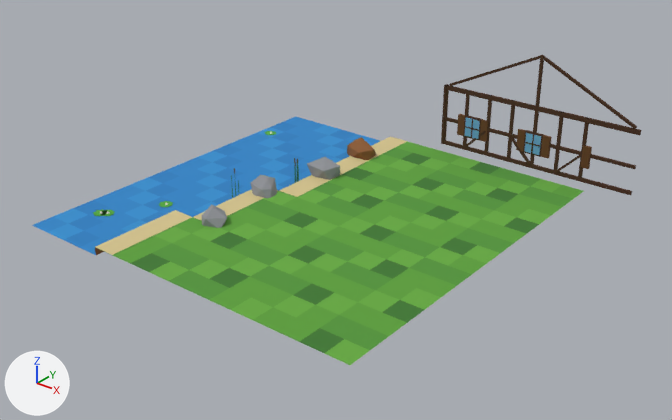
The glTF model assets/models/town/chunk_0_10.glb as it was, and as the next commit left it.
The view is the same before and after, from a 50 mm camera at (30.1, -194.3, 16.3) aimed at (9.6, -168.7, 0.5). Every picture has the same lights, and +X, +Y and +Z are marked at lower left. The picture after the commit comes second. Vertices at exactly the same position are counted once.

In view in the first picture: 'chunk_0_10'.
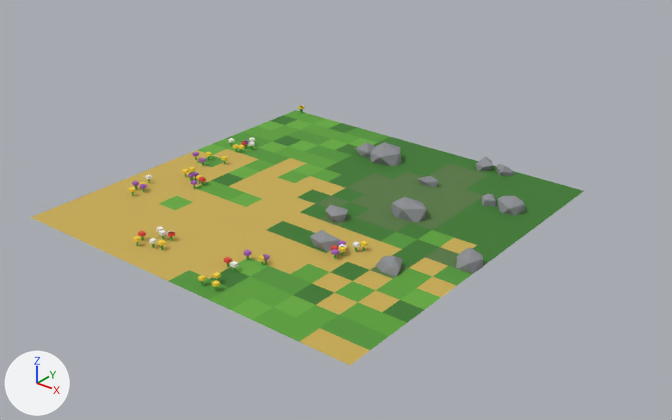
Pixel boxes [x1, y1, x2, y2] of what changed, in the pictures (672 x 420 px):
'chunk_0_10', reshaped (9% narrower, 16% shorter)
    before: [32, 55, 641, 365]
    after: [31, 105, 584, 365]
part 1 of me_chunk_0_10, rebuilt
    before: [347, 138, 376, 160]
    after: [355, 142, 375, 158]
part 2 of me_chunk_0_10, deleted
    before: [93, 55, 641, 228]
part 3 of me_chunk_0_10, built on
    before: [32, 117, 407, 255]
    after: [31, 105, 439, 250]
part 4 of me_chunk_0_10, added
    after: [198, 250, 270, 291]
part 5 of me_chunk_0_10, added
    after: [310, 197, 483, 277]
part 6 of me_chunk_0_10, added
    after: [475, 157, 515, 176]
part 7 of me_chunk_0_10, added
    after: [482, 194, 526, 216]
part 8 of me_chunk_0_10, recoloured
    both: [306, 149, 573, 281]
part 9 of me_chunk_0_10, recoloured
    both: [316, 170, 484, 213]
part 10 of me_chunk_0_10, recoloured
    both: [152, 182, 448, 290]
part 11 of me_chunk_0_10, recoloured
    before: [267, 157, 561, 268]
    after: [267, 137, 561, 268]
part 12 of me_chunk_0_10, recoloured
    both: [366, 183, 465, 265]
part 13 of me_chunk_0_10, recoloured
    before: [134, 191, 399, 365]
    after: [116, 191, 399, 365]
part 14 of me_chunk_0_10, recoloured
    both: [285, 141, 584, 245]
part 15 of me_chunk_0_10, recoloured
    both: [320, 163, 489, 274]
part 16 of me_chunk_0_10, recoloured
    both: [100, 197, 457, 297]
part 17 of me_chunk_0_10, recoloured
    both: [351, 181, 459, 279]
part 18 of me_chunk_0_10, recoloured
    before: [130, 192, 477, 353]
    after: [130, 183, 477, 353]

Edits to the bpy script that builds the scene:
```text
Add mat_flower_p:
    mat_flower_p = bpy.data.materials.new('flower_p')
    # nodes: BsdfPrincipled, Mix, OutputMaterial, VertexColor
    # colours: purple #a65ec4, mixed with the vertex colours
Add mat_flower_r:
    mat_flower_r = bpy.data.materials.new('flower_r')
    # nodes: BsdfPrincipled, Mix, OutputMaterial, VertexColor
    # colours: red #e2473d, mixed with the vertex colours
Add mat_flower_y:
    mat_flower_y = bpy.data.materials.new('flower_y')
    # nodes: BsdfPrincipled, Mix, OutputMaterial, VertexColor
    # colours: yellow #f5d33f, mixed with the vertex colours
Add mat_moss:
    mat_moss = bpy.data.materials.new('moss')
    # nodes: BsdfPrincipled, Mix, OutputMaterial, VertexColor
    # colours: dark green #587a45, mixed with the vertex colours
Add mat_wheat:
    mat_wheat = bpy.data.materials.new('wheat')
    # nodes: BsdfPrincipled, Mix, OutputMaterial, VertexColor
    # colours: yellow #c9ad55, mixed with the vertex colours
Change me_chunk_0_10:
    remove me_chunk_0_10.from_pydata(...)  # 864 vertices, 1404 faces; spans x 0.0..18.0, y -176.0..-159.9, z -0.5..5.4
    remove me_chunk_0_10.materials.append(mat_water)
    remove me_chunk_0_10.materials.append(mat_water_c)
    remove me_chunk_0_10.materials.append(mat_water_b)
    remove me_chunk_0_10.materials.append(mat_cliff)
    remove me_chunk_0_10.materials.append(mat_cliff_dark)
    remove me_chunk_0_10.materials.append(mat_sand)
    add me_chunk_0_10.from_pydata(...)  # 1217 vertices, 1928 faces; spans x 0.0..16.0, y -176.0..-160.0, z -0.6..0.8
    me_chunk_0_10 part 1: the loose piece of 12 vertices spanning x 5.5..7.1, y -163.3..-162.1, z -0.4..0.8 is rebuilt with 12 vertices and now spans x 6.0..7.0, y -162.9..-162.1, z -0.4..0.6, in mat_rock
    me_chunk_0_10 part 2: 53 loose pieces with 508 vertices, spanning x 0.3..18.0, y -173.9..-159.9, z -0.5..5.4, are deleted
    me_chunk_0_10 part 3: 143 vertices removed from x 0.0..7.0, y -176.0..-160.0, z -0.3..0.0; 472 vertices added at x 0.0..11.0, y -176.0..-160.0, z -0.6..0.8
    me_chunk_0_10 part 4: 128 vertices added at x 8.8..9.9, y -175.6..-172.9, z 0.0..0.3
    me_chunk_0_10 part 5: 116 vertices added at x 9.0..16.0, y -171.2..-165.8, z -0.4..0.8
    me_chunk_0_10 part 6: 24 vertices added at x 11.0..12.9, y -160.9..-160.1, z -0.3..0.5
    me_chunk_0_10 part 7: 24 vertices added at x 13.1..15.0, y -164.1..-163.0, z -0.4..0.6
    me_chunk_0_10 part 8: 26 faces spanning x 6.0..16.0, y -172.0..-160.0, z 0.0 switch from mat_grass_b to mat_grass_dark
    me_chunk_0_10 part 9: 16 faces spanning x 8.0..13.0, y -168.0..-162.0, z 0.0 switch from mat_grass_b to mat_moss
    me_chunk_0_10 part 10: 26 faces spanning x 5.0..15.0, y -175.0..-166.0, z 0.0 switch from mat_grass_b to mat_wheat
    me_chunk_0_10 part 11: 36 faces spanning x 6.0..16.0, y -171.0..-160.0, z 0.0 switch from mat_grass_c to mat_grass_dark
    me_chunk_0_10 part 12: 12 faces spanning x 9.0..15.0, y -169.0..-163.0, z 0.0 switch from mat_grass_c to mat_moss
    me_chunk_0_10 part 13: 28 faces spanning x 4.0..16.0, y -176.0..-168.0, z 0.0 switch from mat_grass_c to mat_wheat
    me_chunk_0_10 part 14: 42 faces spanning x 6.0..16.0, y -171.0..-160.0, z 0.0 switch from mat_grass_a to mat_grass_dark
    me_chunk_0_10 part 15: 22 faces spanning x 8.0..16.0, y -169.0..-161.0, z 0.0 switch from mat_grass_a to mat_moss
    me_chunk_0_10 part 16: 38 faces spanning x 4.0..16.0, y -176.0..-168.0, z 0.0 switch from mat_grass_a to mat_wheat
    me_chunk_0_10 part 17: 8 faces spanning x 9.0..14.0, y -171.0..-163.0, z 0.0 switch from mat_grass_dark to mat_moss
    me_chunk_0_10 part 18: 18 faces spanning x 4.0..15.0, y -176.0..-167.0, z 0.0 switch from mat_grass_dark to mat_wheat
    other edits to the shape of me_chunk_0_10 do not show in these pictures
    remove me_chunk_0_10.materials.append(mat_wood_dark)
    remove me_chunk_0_10.materials.append(mat_leaf_c)
    remove me_chunk_0_10.materials.append(mat_trunk)
    remove me_chunk_0_10.materials.append(mat_timber)
    remove me_chunk_0_10.materials.append(mat_glass)
    add me_chunk_0_10.materials.append(mat_flower_y)
    add me_chunk_0_10.materials.append(mat_flower_p)
    add me_chunk_0_10.materials.append(mat_flower_r)
```
